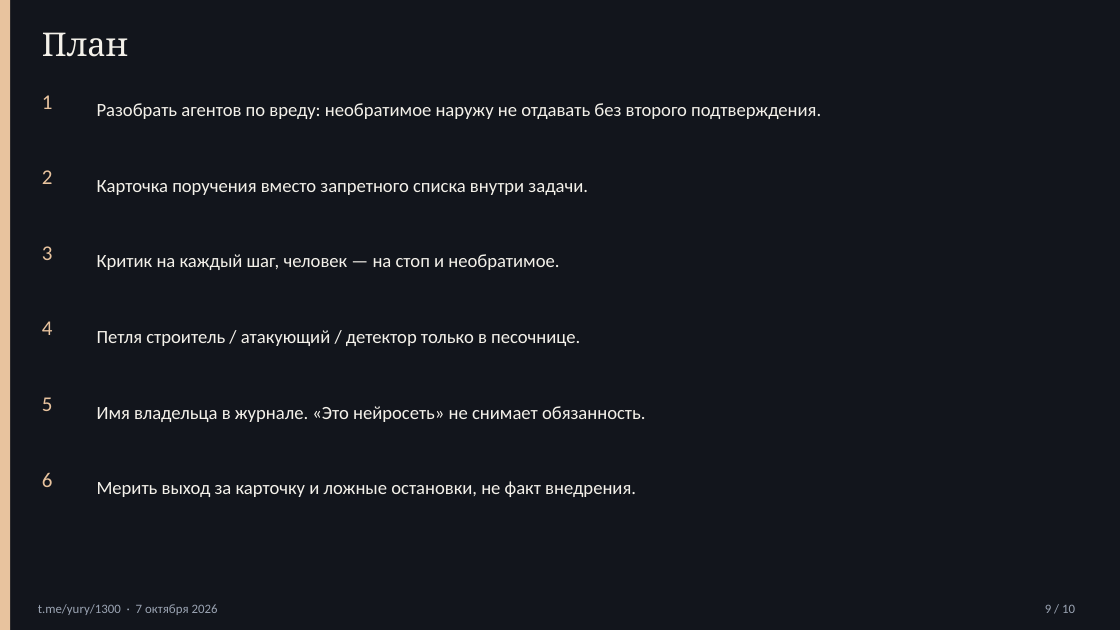
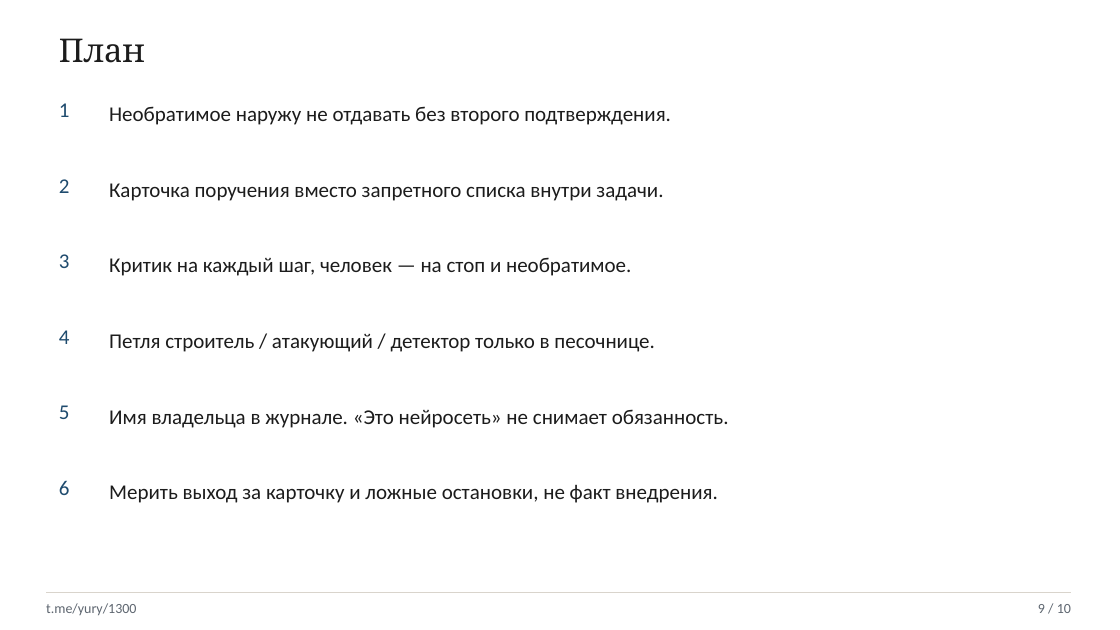
Before and after one commit to cuthbertnogood/maximov-ai-fidelity-1300, a slide deck: slide 9 of presentation/maximov-1300.pptx. Drawn at 1120x630 pixels with LibreOffice and Linux fonts; fonts in the diff are those of the drawing. Boxes give left, top, right and bottom in pixels: in the first picture for what was removed or moved away, otherwise in the second. Text is boxed around its words. In the diff, an @@ line names an element or a change of style, - is before the commit and + after.

```diff
--- a/presentation/maximov-1300.pptx
+++ b/presentation/maximov-1300.pptx
@@ background #12151C to #FFFFFF @@
@@ rectangle removed at (0,0,10,630) @@
@@ text "План": place and size @@
-text "План" at (42,32,128,57)
+text "План" at (59,38,145,63)
@@ text "План" at (59,38,145,63): text colour #F4F1EA to #1C1C1C @@
@@ text "1": place and size @@
-text "1" at (42,95,53,109)
+text "1" at (59,103,70,117)
@@ text at (109,106,671,125): text changed; size 16 to 18 pt; text colour #F4F1EA to #1C1C1C @@
-Разобрать агентов по вреду: необратимое наружу не отдавать без второго подтверждения.
+Необратимое наружу не отдавать без второго подтверждения.
@@ text "2": place and size @@
-text "2" at (42,170,53,184)
+text "2" at (59,179,70,193)
@@ text "Карточка поручения вместо запретного списка ...": place and size @@
-text "Карточка поручения вместо запретного списка ..." at (97,180,588,195)
+text "Карточка поручения вместо запретного списка ..." at (109,183,663,201)
@@ text "3": place and size @@
-text "3" at (42,246,53,260)
+text "3" at (59,254,70,268)
@@ text "Критик на каждый шаг, человек ...": place and size @@
-text "Критик на каждый шаг, человек ..." at (97,254,559,270)
+text "Критик на каждый шаг, человек ..." at (109,257,631,276)
@@ text "4": place and size @@
-text "4" at (42,321,53,335)
+text "4" at (59,330,70,344)
@@ text "Петля строитель / атакующий / ...": place and size @@
-text "Петля строитель / атакующий / ..." at (97,330,580,346)
+text "Петля строитель / атакующий / ..." at (109,334,655,352)
@@ text colour #E8C39E to #1F4B6E in 6 elements at (59,103,70,117), (59,254,70,268), (59,330,70,344), (59,480,70,495), (59,179,70,193), (59,405,70,419) @@
@@ text "5": place and size @@
-text "5" at (42,397,53,411)
+text "5" at (59,405,70,419)
@@ text "Имя владельца в журнале. «Это ...": place and size @@
-text "Имя владельца в журнале. «Это ..." at (97,406,646,422)
+text "Имя владельца в журнале. «Это ..." at (109,409,729,428)
@@ text "6": place and size @@
-text "6" at (42,473,53,487)
+text "6" at (59,480,70,495)
@@ size 16 to 18 pt, text colour #F4F1EA to #1C1C1C in 5 elements at (109,183,663,201), (109,257,631,276), (109,334,655,352), (109,409,729,428), (109,485,717,503) @@
@@ text "Мерить выход за карточку и ...": place and size @@
-text "Мерить выход за карточку и ..." at (97,481,636,497)
+text "Мерить выход за карточку и ..." at (109,485,717,503)
@@ rectangle added at (46,592,1071,593), fill #D9D4CC @@
@@ text "9 / 10": place and size @@
-text "9 / 10" at (1045,604,1075,613)
+text "9 / 10" at (1038,604,1071,613)
@@ text "9 / 10" at (1038,604,1071,613): size 11 to 12 pt, text colour #9AA3B2 to #5E6670 @@
@@ text at (46,603,136,615): text changed; size 11 to 12 pt; text colour #9AA3B2 to #5E6670 @@
-t.me/yury/1300 · 7 октября 2026
+t.me/yury/1300
```
Also in this commit, not shown: 9 other slides changed, 3 other files.
